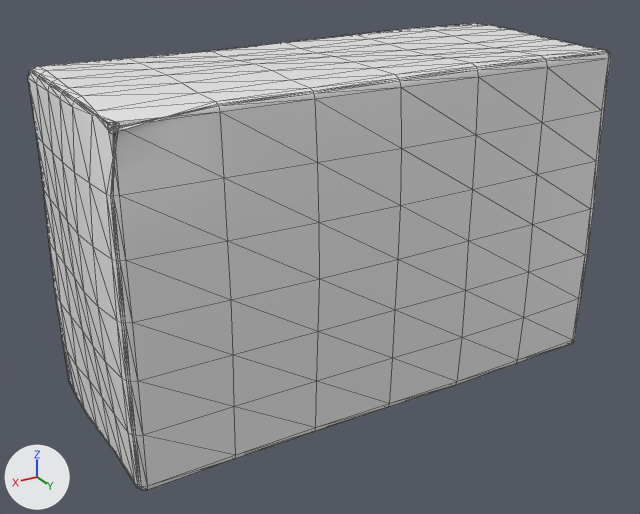
What one commit did to the FBX model Assets/Items/SRZ/Food/SRZ_SugarCubes/SRZ_SugarCubes.fbx.
One viewpoint serves both versions: a camera (50 mm lens) standing at (0.094, 0.1511, 0.1031) and looking at (0.004, 0.0011, 0.0281). The lights are fixed; the arrows at lower left show +X, +Y and +Z. The older version comes first. Mesh edges are drawn as thin lines. Objects named as collision shapes, trigger or cutter boxes, shadow casters or lower levels of detail are left out. Where no turn or scale is listed for an object, it has been applied to the vertices. Vertices at exactly the same position are counted once.

The first picture shows 'SRZ_Food_SugarCubes_LOD0'.
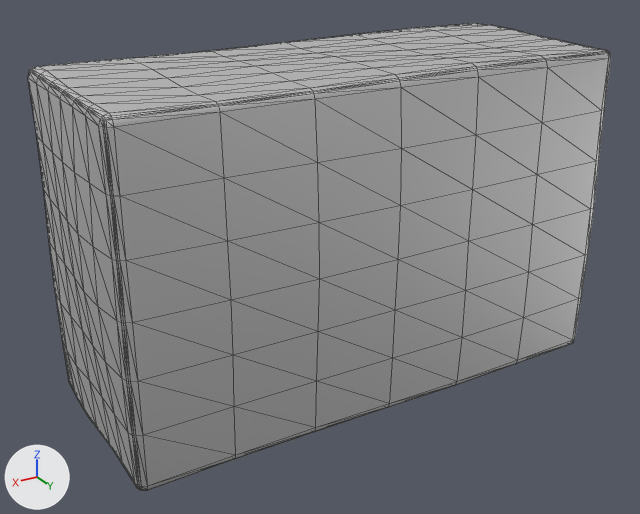
Location of each change, [x1, y1, x2, y2] in pixels of the pictures (640 x 514 px; the box of a moved part takes in the faces that stretch with it):
'SRZ_Food_SugarCubes_LOD0', surface changed, reshaped
    both: [28, 23, 611, 491]
part 1 of me_srz_food_sugarcubes_lod0, moved or reshaped
    both: [48, 53, 394, 196]

What changed in the scene script:
```text
Change mat_srz_food_sugarcubes_mat:
    mat_srz_food_sugarcubes_mat.metallic: 0.0 -> 1.0
Change me_srz_food_sugarcubes_lod0:
    used by ob_srz_food_sugarcubes_lod0; location = (0.0, 0.0, 0.0)
    remove me_srz_food_sugarcubes_lod0.from_pydata(...)  # 602 vertices, 1200 faces; spans x -0.0563..0.0564, y -0.0239..0.0239, z -0.0003..0.0705
    add me_srz_food_sugarcubes_lod0.from_pydata(...)  # 602 vertices, 1200 faces; spans x -0.0562..0.0564, y -0.0239..0.0239, z -0.0003..0.0705
    me_srz_food_sugarcubes_lod0 part 1: 32 of 602 vertices moved; they spanned x 0.0177..0.0538, y -0.0069..0.0207, z 0.0668..0.0704 and now span x 0.0177..0.055, y -0.0069..0.0225, z 0.0682..0.07; mean shift (0.0011, 0.001, 0.001); largest move (0.0523, 0.0198, 0.0673) -> (0.0542, 0.0217, 0.0692)
    other edits to the shape of me_srz_food_sugarcubes_lod0 do not show in these pictures
```
